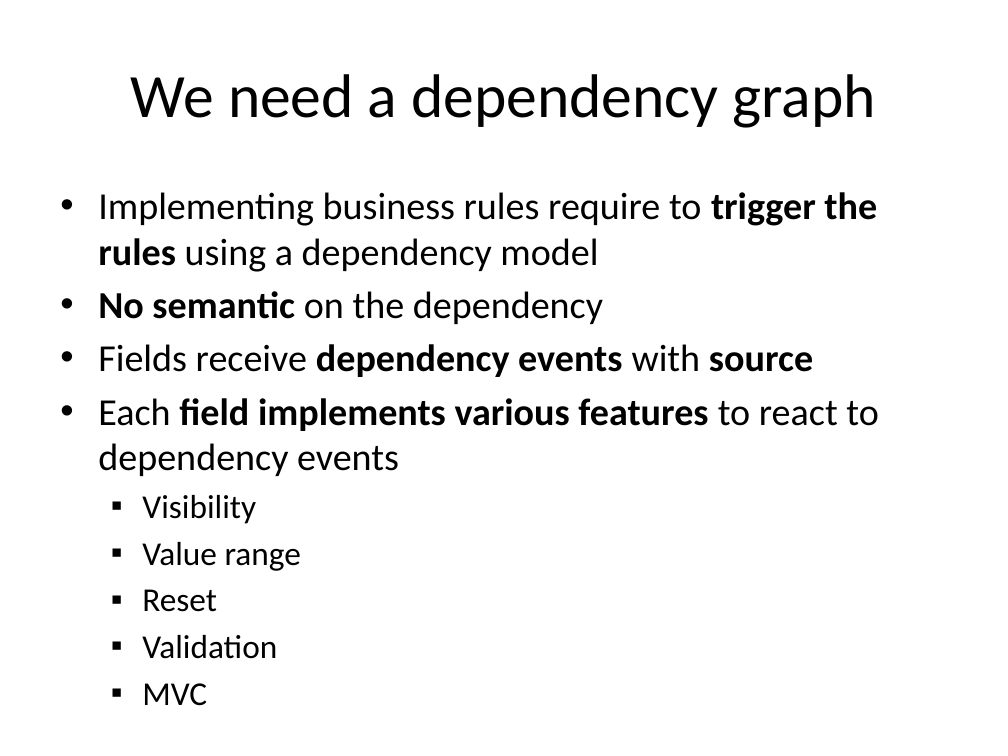
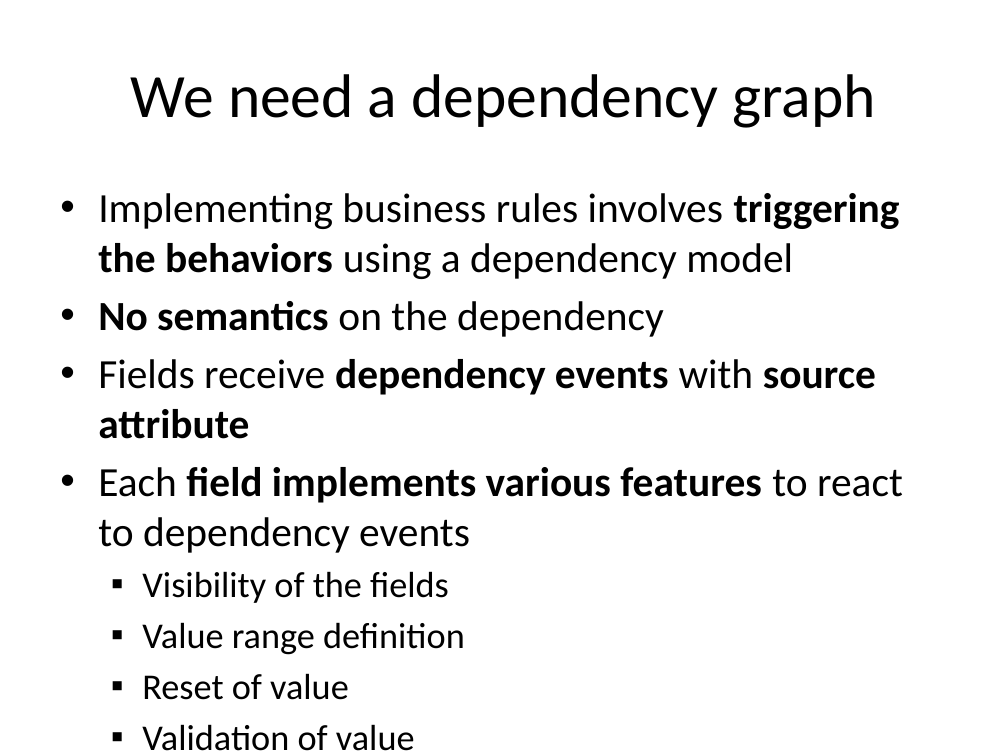
Before and after one commit to lesfurets/mdl4ui, a slide deck: slide 26 of mdl4ui-docs/mdl4ui_cg2013.pptx (slide 22 before the commit). Drawn at 1008x756 pixels with LibreOffice and Linux fonts; fonts in the diff are those of the drawing. Boxes give left, top, right and bottom in pixels: in the first picture for what was removed or moved away, otherwise in the second. Text is boxed around its words. In the diff, an @@ line names an element or a change of style, - is before the commit and + after.

Commit message:
fixed a few typo

```diff
--- a/mdl4ui-docs/mdl4ui_cg2013.pptx
+++ b/mdl4ui-docs/mdl4ui_cg2013.pptx
@@ text at box(98, 193, 900, 439): text changed; size 27.2 to 29.6 pt @@
-• Implementing business rules require to trigger the rules using a dependency model
-• No semantic on the dependency
-• Fields receive dependency events with source
+• Implementing business rules involves triggering the behaviors using a dependency model
+• No semantics on the dependency
+• Fields receive dependency events with source attribute
@@ text at box(98, 467, 903, 553): size 27.2 to 29.6 pt in "Each field implements various features to react ..." @@
@@ text at box(142, 571, 465, 751): text changed; size 23.8 to 25.9 pt @@
-  ▪ Visibility
-  ▪ Value range
-  ▪ Reset
-  ▪ Validation
-  ▪ MVC
+  ▪ Visibility of the fields
+  ▪ Value range definition
+  ▪ Reset of value
+  ▪ Validation of value
```
Also in this commit, not shown: 6 other slides changed, 5 slides added.
